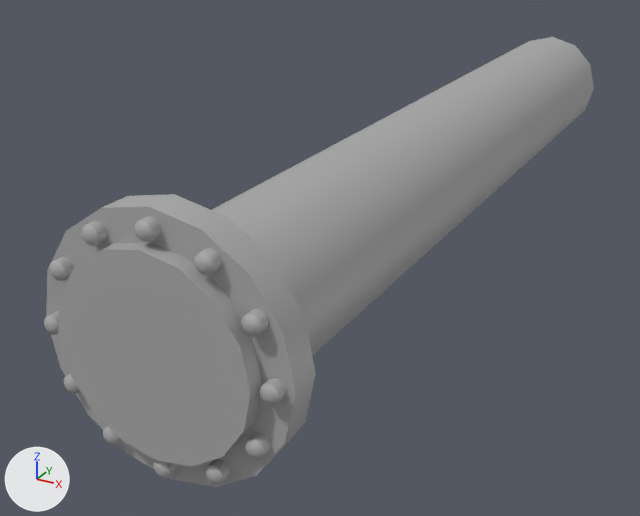
An edit to the FBX model Resources/Models/ART1_pipe_low.fbx, drawn before and after from the same camera.
Camera for both pictures: a 50 mm lens placed at (0.459, -0.522, 0.536), pointed at (-0.109, 0.512, 0.018). The axes (+X, +Y, +Z) are drawn at lower left. The lights are the same throughout. The picture after the commit comes second. Where no turn or scale is listed for an object, it has been applied to the vertices.

The scene before the commit, as lines of its bpy script (objects in view):
```python
me_mesh = bpy.data.meshes.new('Mesh')
me_mesh.from_pydata(...)  # 3012 vertices, 2796 faces; spans x -0.139..0.139, y 0.0..1.271, z 0.0..0.278
me_mesh.materials.append(mat_standardsurface4)  # grey #aaaaaa
ob_pipe_low = bpy.data.objects.new('Pipe_low', me_mesh)
ob_pipe_low.location = (0.0, 0.0, 0.0)
```
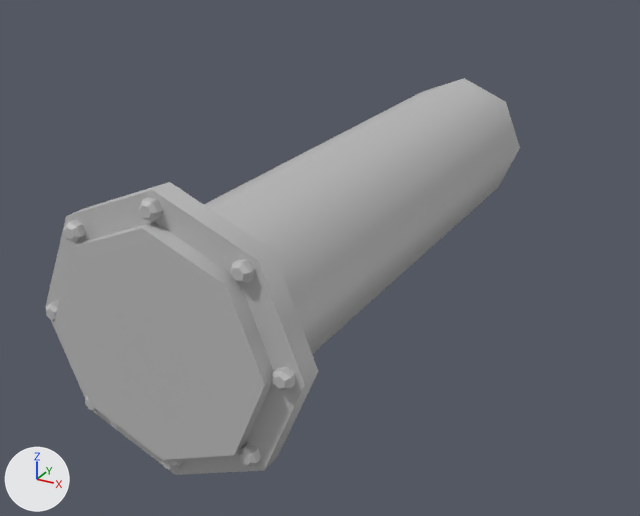
Changed parts and their boxes (x1, y1, x2, y2) in the pictures (640 x 516 px):
'Pipe_low', reshaped (14% narrower, 12% shorter): before (44, 37, 594, 487); after (45, 78, 520, 475)
part 1 of me_mesh, rebuilt: before (58, 243, 262, 467); after (45, 182, 318, 475)
part 2 of me_mesh, rebuilt (17% narrower, 13% shorter): before (212, 37, 594, 356); after (204, 78, 520, 354)
part 3 of me_mesh, deleted: before (44, 216, 297, 485)
part 4 of me_mesh, reshaped: before (46, 194, 316, 487); after (46, 188, 314, 471)

What the commit changed:
Material 'lambert1' (mat_lambert1) is new.
Its base color is (0.5, 0.5, 0.5) (grey #bcbcbc).
me_mesh is used by ob_pipe_low; location (0.0, 0.0, 0.0).
me_mesh had 3012 vertices, 2796 faces and spanned x -0.139..0.139, y 0.0..1.271, z 0.0..0.278.
me_mesh no longer uses material mat_standardsurface4 (grey #aaaaaa).
me_mesh now has 352 vertices, 278 faces and spans x -0.145..0.145, y 0.007..0.77, z 0.001..0.291.
me_mesh part 1: the loose piece of 50 vertices spanning x -0.106..0.106, y 0.0..0.07, z 0.033..0.245 is rebuilt with 48 vertices and now spans x -0.145..0.145, y 0.007..0.066, z 0.001..0.291, in mat_lambert1 (grey #bcbcbc).
me_mesh part 2: the loose piece of 24 vertices spanning x -0.093..0.092, y 0.049..1.271, z 0.044..0.23 is rebuilt with 16 vertices and now spans x -0.096..0.096, y 0.066..0.77, z 0.05..0.242, in mat_lambert1 (grey #bcbcbc).
me_mesh part 3: 24 loose pieces with 2904 vertices, spanning x -0.131..0.131, y 0.003..0.067, z 0.008..0.27, are deleted.
me_mesh part 4: 34 vertices removed from x -0.139..0.139, y 0.018..0.053, z 0.0..0.278; 288 vertices added at x -0.136..0.136, y 0.013..0.059, z 0.012..0.284.
me_mesh gains material mat_lambert1 (grey #bcbcbc).
